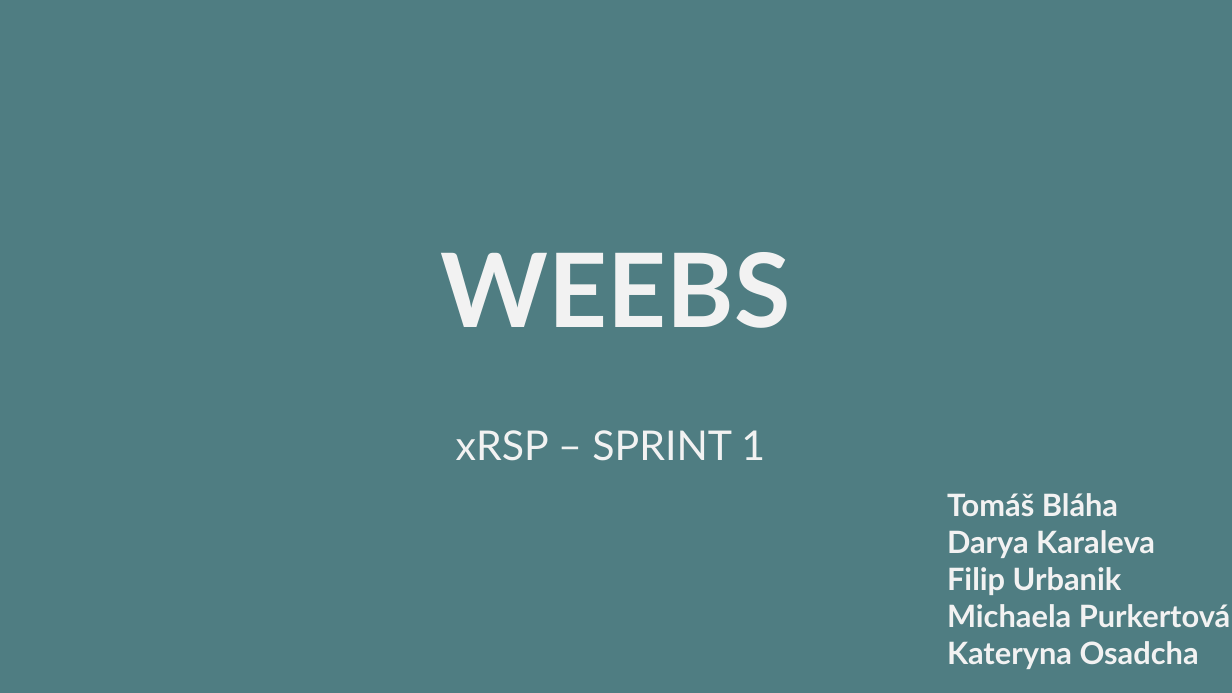
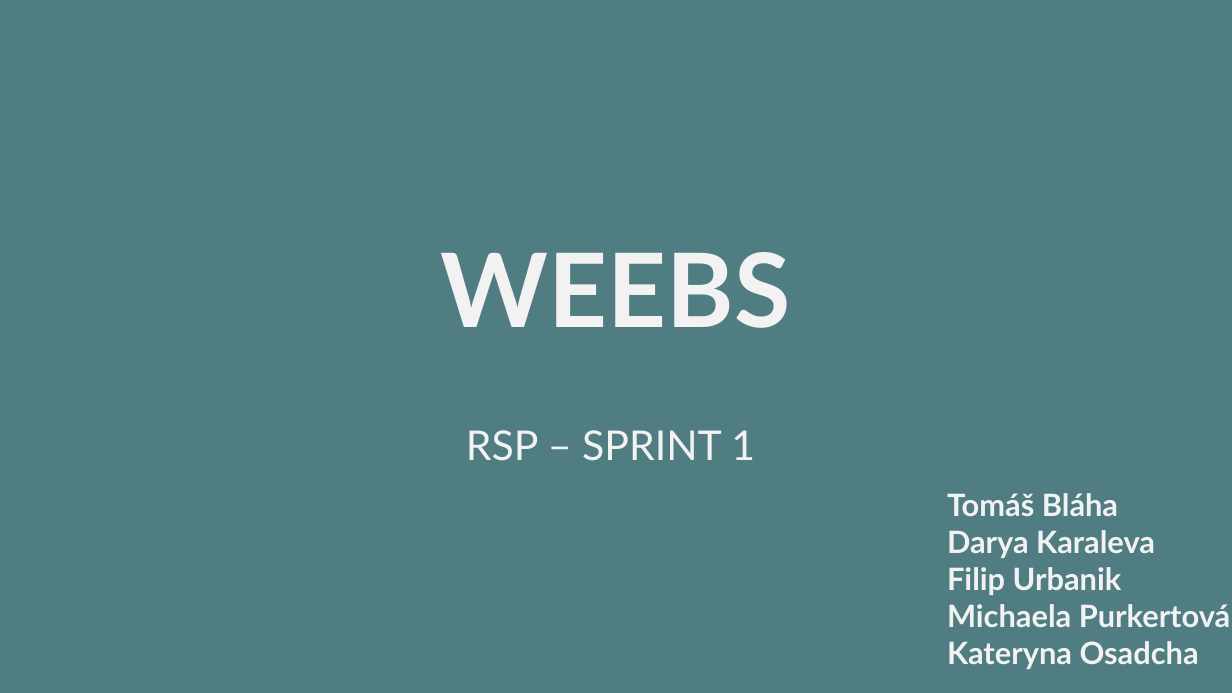
Before and after one commit to Kritos123/xRSP_weebs, a slide deck: slide 1 of Dokumenty/Prezentace - Sprint 1 WEEBS.pptx. Drawn at 1232x693 pixels with LibreOffice and Linux fonts; fonts in the diff are those of the drawing. Boxes give left, top, right and bottom in pixels: in the first picture for what was removed or moved away, otherwise in the second. Text is boxed around its words. In the diff, an @@ line names an element or a change of style, - is before the commit and + after.

```diff
--- a/Dokumenty/Prezentace - Sprint 1 WEEBS.pptx
+++ b/Dokumenty/Prezentace - Sprint 1 WEEBS.pptx
@@ subtitle at (466,430,755,461): text changed @@
-xRSP – SPRINT 1
+RSP – SPRINT 1
```
Also in this commit, not shown: 1 other slide changed, 1 slide added.
